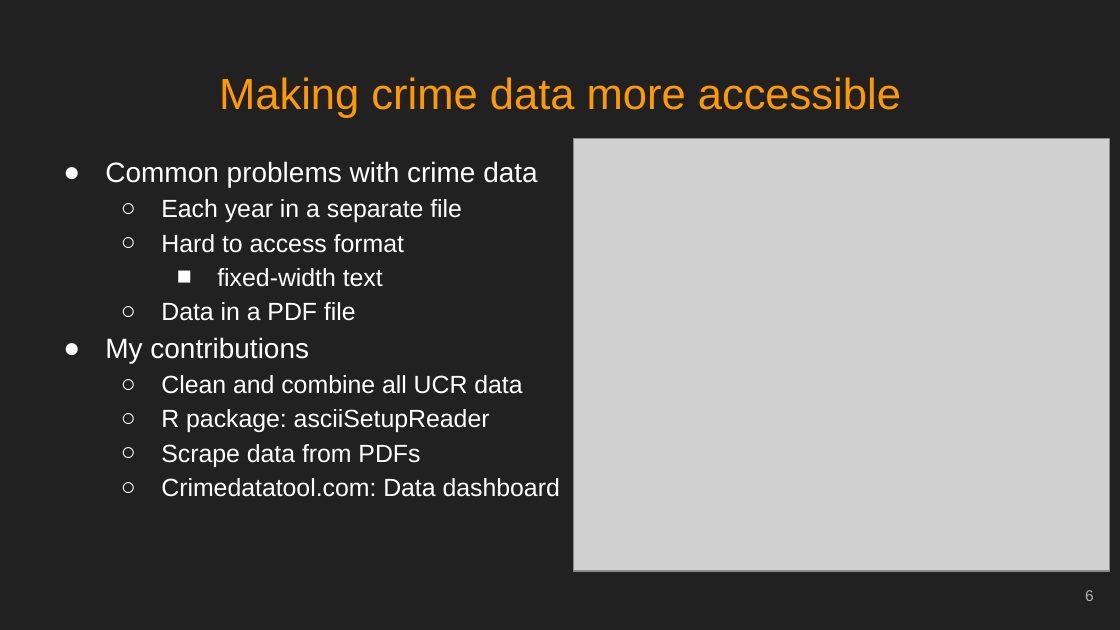
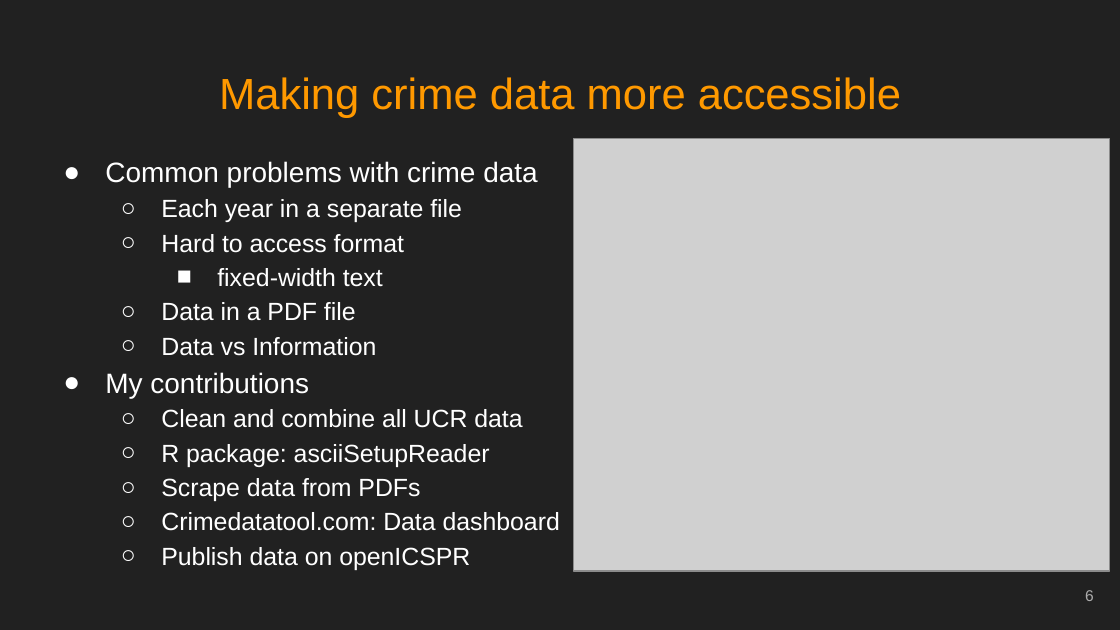
Before and after one commit to jacobkap/crimedatatool, a slide deck: slide 6 of kaplan_job_talk.pptx. Drawn at 1120x630 pixels with LibreOffice and Linux fonts; fonts in the diff are those of the drawing; grey boxes stand for pictures. Boxes give left, top, right and bottom in pixels: in the first picture for what was removed or moved away, otherwise in the second. Text is boxed around its words. In the diff, an @@ line names an element or a change of style, - is before the commit and + after.

```diff
--- a/kaplan_job_talk.pptx
+++ b/kaplan_job_talk.pptx
@@ text at [161, 337, 376, 356]: paragraph added @@
+  ○ Data vs Information
@@ text at [161, 547, 470, 570]: paragraph added @@
+  ○ Publish data on openICSPR
```
Also in this commit, not shown: 2 other slides changed.
